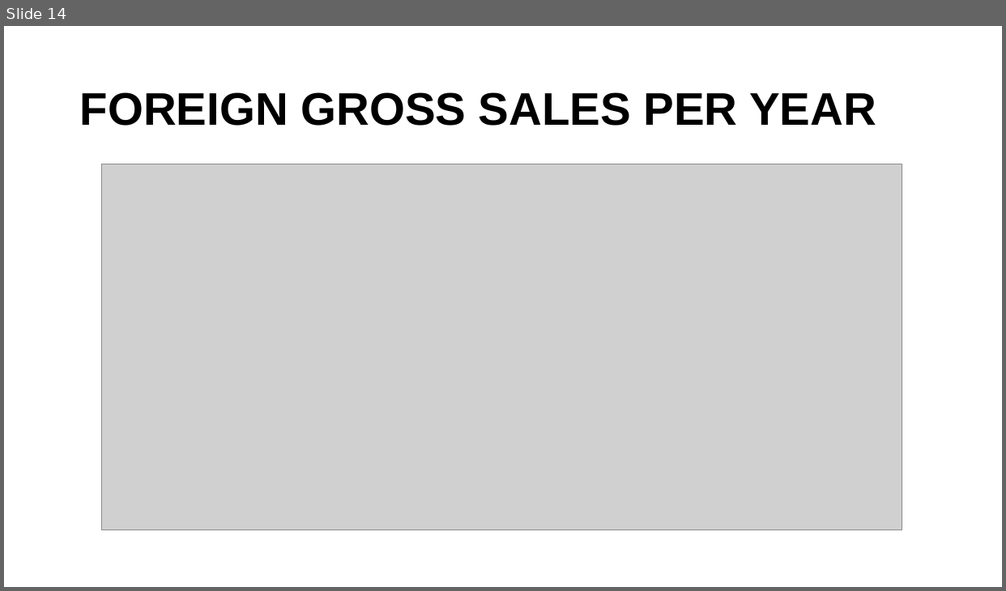
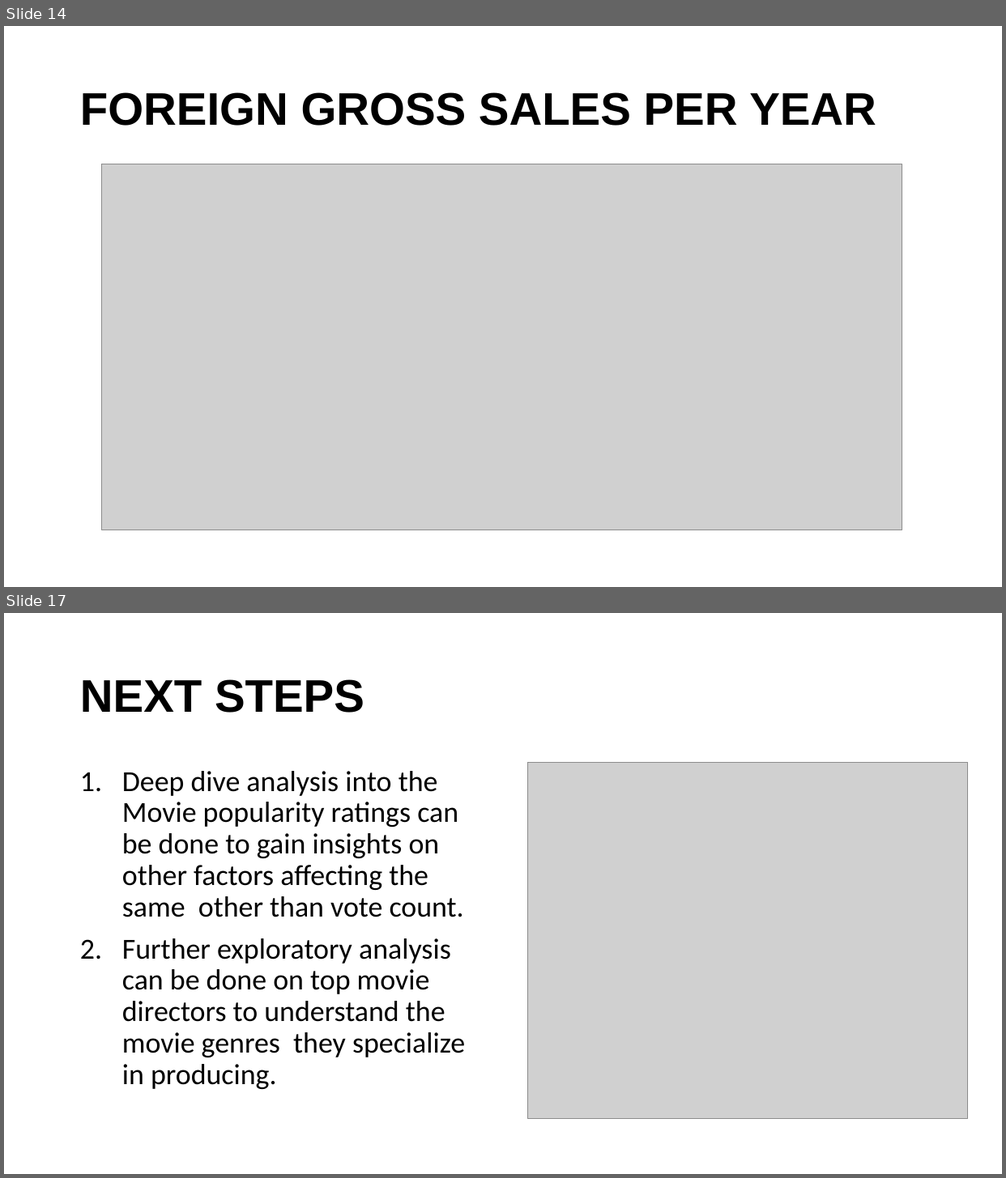
Before and after one commit to ISAACKW/PHASE1_PROJECT, a slide deck: PHASE1PPT.pptx. Shown one above the other, each under a label of ours: slide 14 before the commit, slides 14 and 17 after it; the slides between them are not shown. The pictures are 1006x591 and 1006x1178 pixels, drawn with LibreOffice and Linux fonts; fonts in the diff are those of the drawing; grey boxes stand for pictures. Boxes give left, top, right and bottom in pixels: in the first picture for what was removed or moved away, otherwise in the second. Text is boxed around its words. In the diff, an @@ line names an element or a change of style, - is before the commit and + after.

```diff
--- a/PHASE1PPT.pptx
+++ b/PHASE1PPT.pptx
@@ slide 17 added at bbox=[4, 613, 1002, 1174], background #FFFFFF @@
@@ title added at bbox=[80, 679, 364, 713], 44 pt, text #000000, bold @@
+NEXT STEPS
@@ text added at bbox=[122, 771, 465, 1089], 28 pt, text #000000 @@
+1. Deep dive analysis into the Movie popularity ratings can be done to gain insights on other factors affecting the same other than vote count.
+2. Further exploratory analysis can be done on top movie directors to understand the movie genres they specialize in producing.
@@ picture added at bbox=[528, 763, 968, 1119] @@
```
Also in this commit, not shown: 1 slide changed, 4 other slides added.
